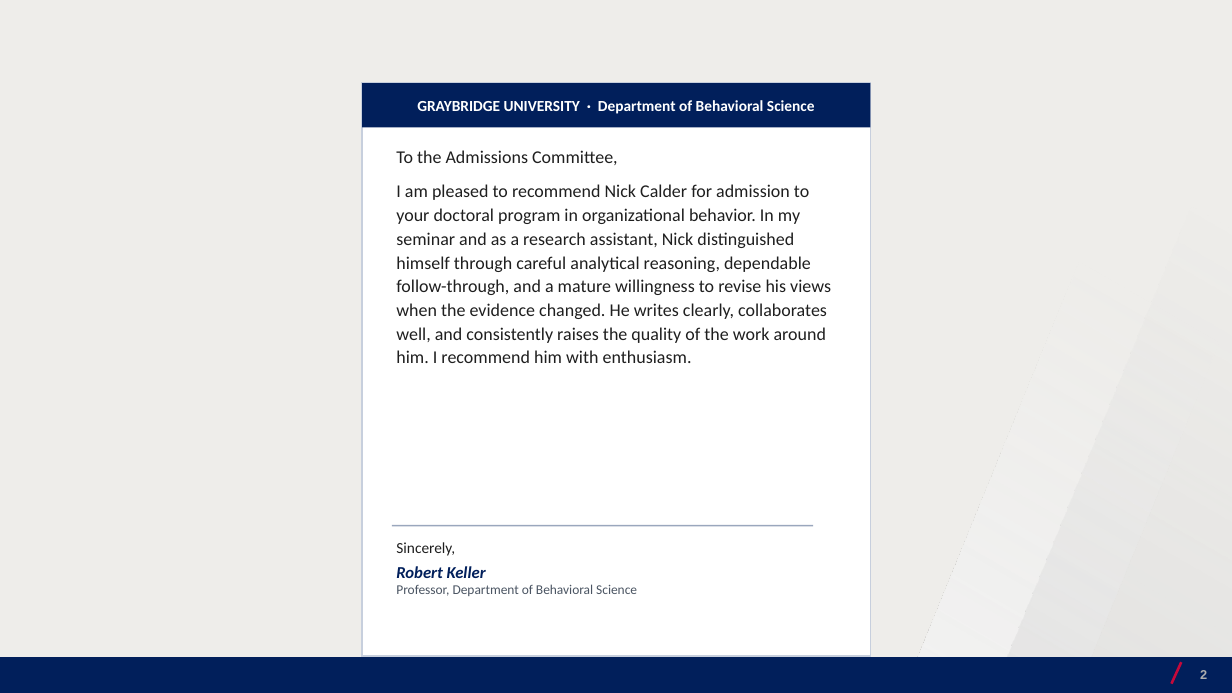
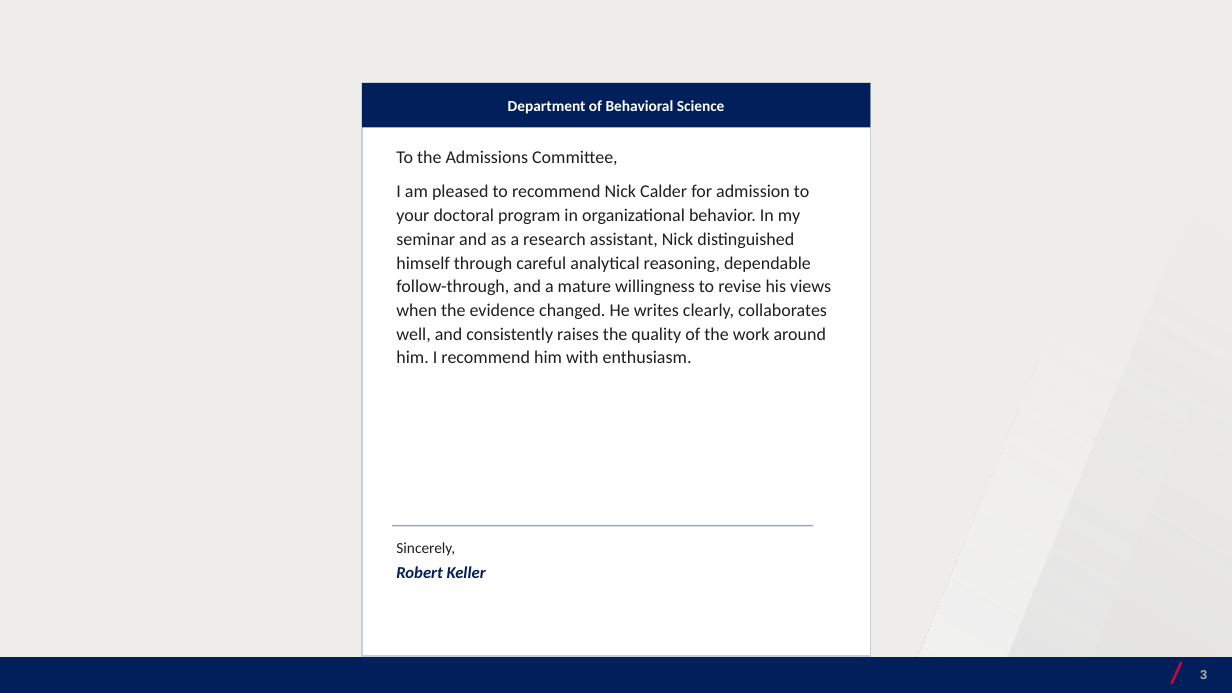
Before and after one commit to josecerv/sponsorship-network, a slide deck: slide 3 of docs/UChicago-0410.pptx (slide 2 before the commit). Drawn at 1232x693 pixels with LibreOffice and Linux fonts; fonts in the diff are those of the drawing; background and template pictures are left out. Boxes give left, top, right and bottom in pixels: in the first picture for what was removed or moved away, otherwise in the second. Text is boxed around its words. In the diff, an @@ line names an element or a change of style, - is before the commit and + after.

```diff
--- a/docs/UChicago-0410.pptx
+++ b/docs/UChicago-0410.pptx
@@ text in rectangle at [508,100,725,114]: text changed @@
-GRAYBRIDGE UNIVERSITY · Department of Behavioral Science
+Department of Behavioral Science
@@ text at [396,584,637,596]: paragraph removed @@
-Professor, Department of Behavioral Science
```
Also in this commit, not shown: 14 other slides changed, 2 slides added, 2 slides removed, 18 other files.
